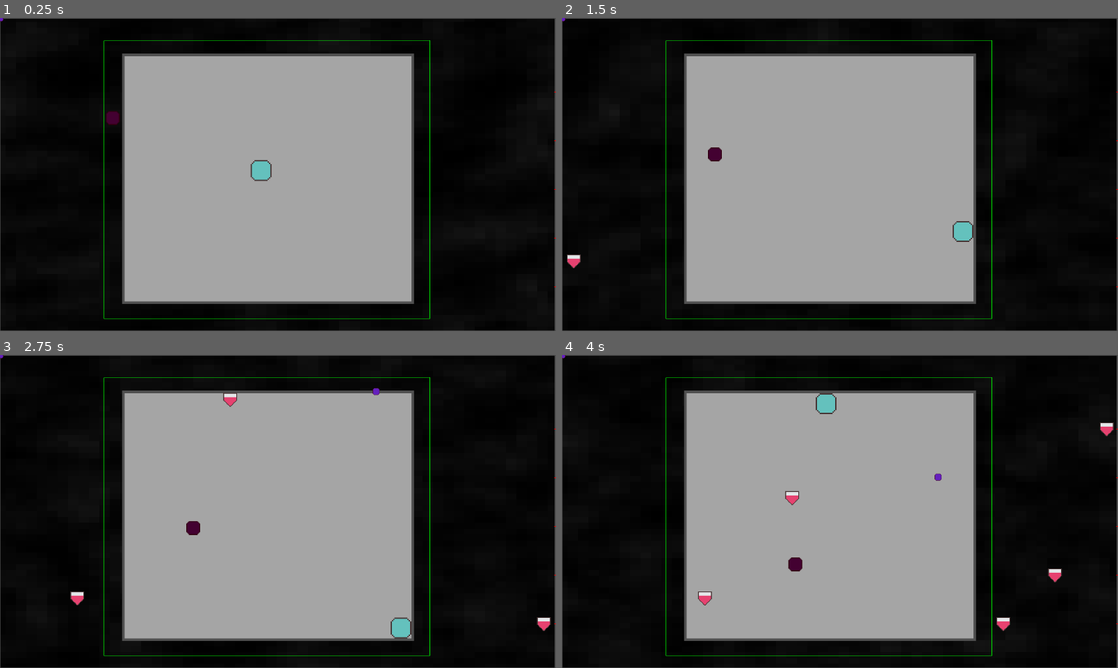
Above: before the commit, frames 1-4 (two rows, left to right).
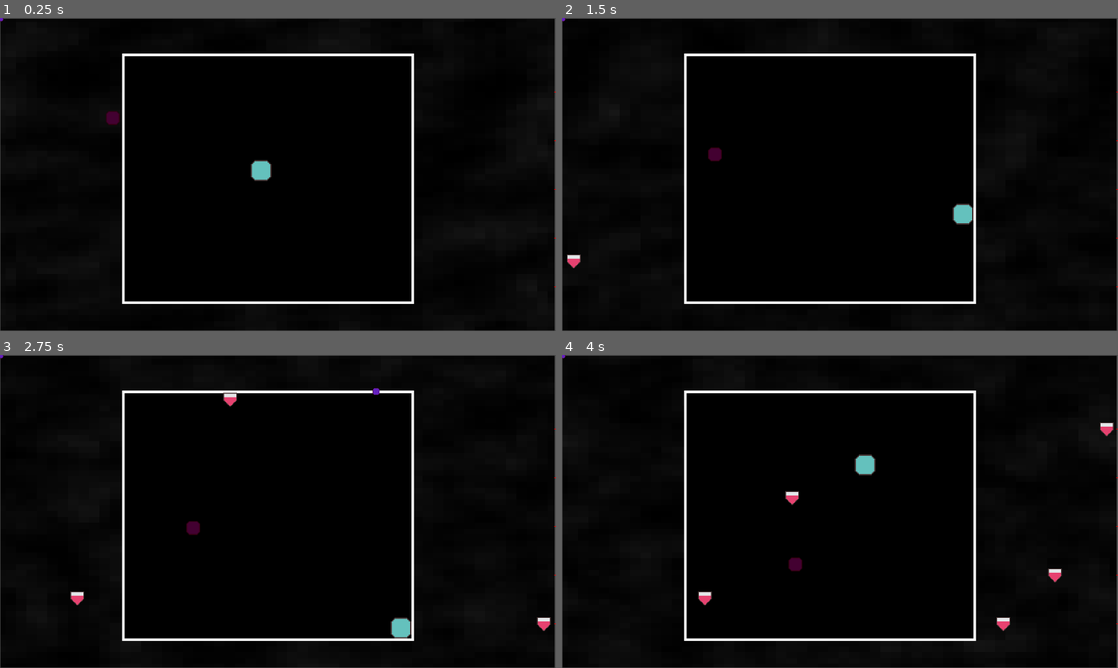
Above: after the commit, the same moments.

Repository: NathanPip/only-one
Game: Godot game, scene res://scenes/game.tscn
Same seed, same stepped clock (60 frames per second), same inputs: the game is played once before the commit and once after it. The engine's default icon, where the game draws it, is replaced by a stand-in: a white triangle on a blue panel in a dark square.
Inputs:
- Up to frame 1 (0.25 s): no input
- Up to frame 2 (1.5 s): hold D (move_right) 0.53-1.28 s; hold Space (action) 0.53-1.28 s; hold S (move_down) from 1.28 s (still down); tap Space (action) at 1.35 s
- Up to frame 3 (2.75 s): release S (move_down) at 2.03 s; hold D (move_right) from 2.03 s (still down); hold Space (action) from 2.03 s (still down)
- Up to frame 4 (4 s): release D (move_right) at 2.78 s; release Space (action) at 2.78 s; hold W (move_up) 2.78-3.53 s; tap Space (action) at 2.85 s; hold A (move_left) from 3.53 s (still down); hold Space (action) from 3.53 s (still down)

The runs differ from the first frame. In frame 1, 42% of the frame differs, in the area x 18-78%, y 7-97%; in frame 2, 42%; in frame 3, 42%; in frame 4, 42%.

Commit message:
small changes to player speed and only show ex travel border in editor

Diff:
--- a/scenes/game.tscn
+++ b/scenes/game.tscn
@@ -84,7 +84,7 @@
 
 [node name="Player" parent="Game" instance=ExtResource("1_4jkwy")]
 position = Vector2(601, 351)
-speed = 700.0
+speed = 500.0
 
 [node name="Spawner_Group4" parent="Game" instance=ExtResource("4_s716r")]
 position = Vector2(-8, 392)
--- a/scripts/ex.gd
+++ b/scripts/ex.gd
@@ -73,6 +73,7 @@
 
 func reset():
 	self.position = pick_point()
+	current_state = ExState.TRAVELING
 	pass
 
 func _ready() -> void:
--- a/scripts/ex_border.gd
+++ b/scripts/ex_border.gd
@@ -14,10 +14,12 @@
     curr_pos = self.position
 
 func _process(delta: float) -> void:
-    if curr_pos != self.position:
-        queue_redraw()
-        curr_pos = self.position
+    if Engine.is_editor_hint():
+        if curr_pos != self.position:
+            queue_redraw()
+            curr_pos = self.position
 
 func _draw() -> void:
-    draw_rect(Rect2(0, 0, size.x, size.y), Color.GREEN, false)
+    if Engine.is_editor_hint():
+        draw_rect(Rect2(0, 0, size.x, size.y), Color.GREEN, false)
     pass
Binary file changed: sprites/game_area.png
